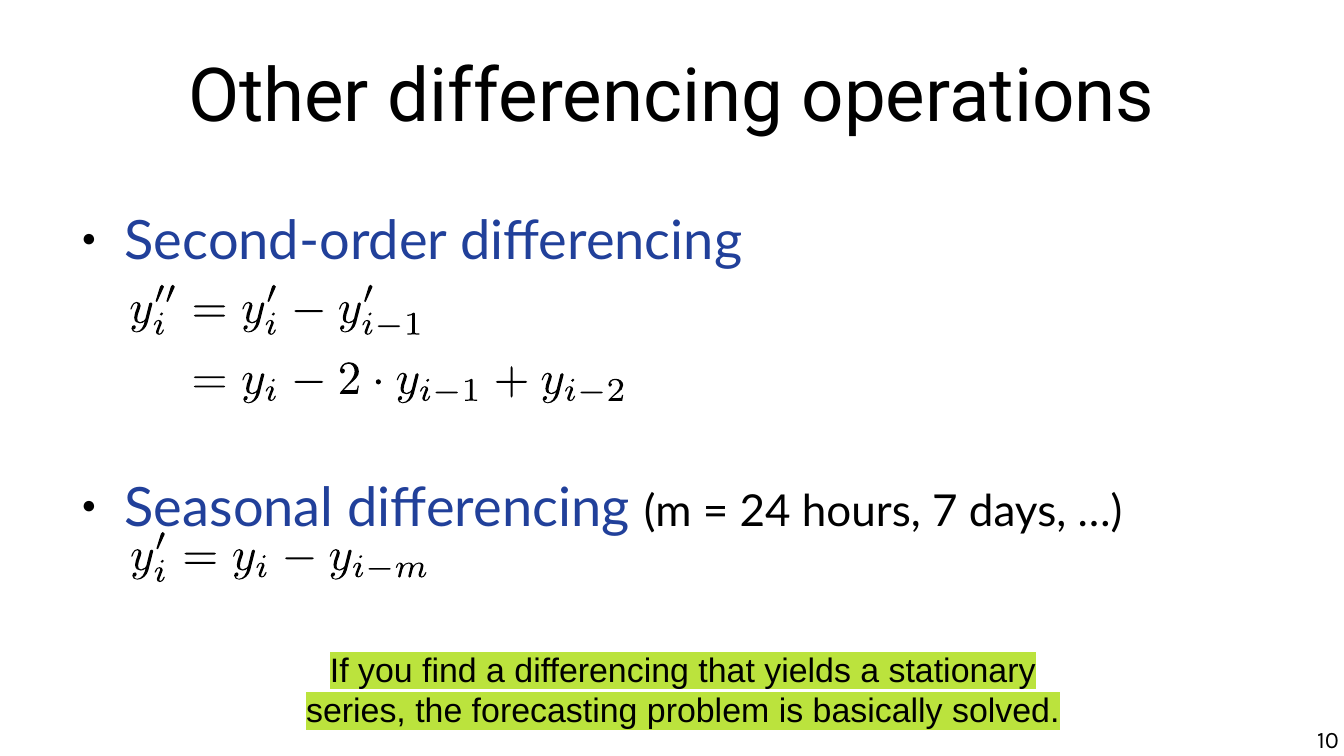
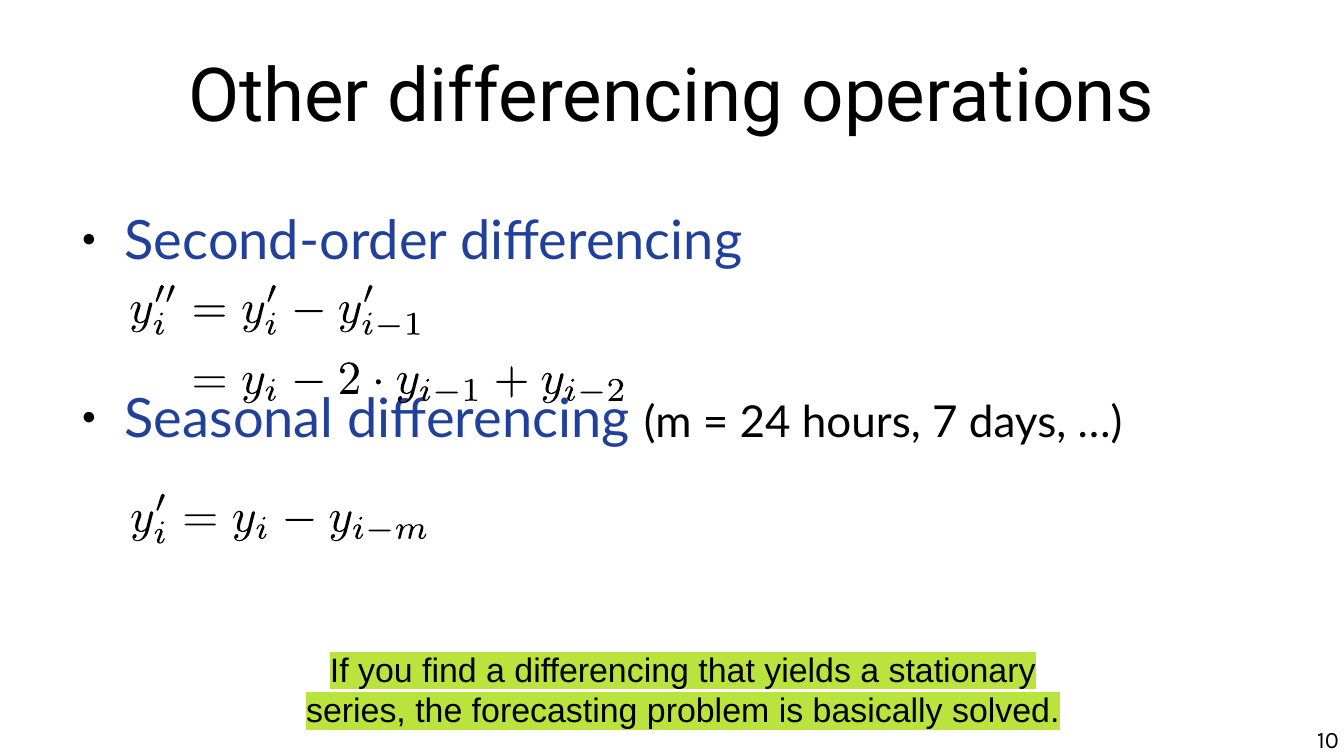
Before and after one commit to chatox/data-mining-course, a slide deck: slide 10 of theory/odp/tt29_forecasting.odp. Drawn at 1344x756 pixels with LibreOffice and Linux fonts; fonts in the diff are those of the drawing. Boxes give left, top, right and bottom in pixels: in the first picture for what was removed or moved away, otherwise in the second. Text is boxed around its words. In the diff, an @@ line names an element or a change of style, - is before the commit and + after.

```diff
--- a/theory/odp/tt29_forecasting.odp
+++ b/theory/odp/tt29_forecasting.odp
@@ text "Second-order differencing" rewrapped from [125,219,1066,536] to [125,219,1066,447] @@
@@ freeform shape: place and size @@
-freeform shape at [184,552,216,563]
+freeform shape at [184,515,216,526]
@@ freeform shape: place and size @@
-freeform shape at [285,557,315,560]
+freeform shape at [285,520,315,522]
@@ 10 freeform shapes: place and size @@
-10 freeform shapes at [130,532,428,582]
+10 freeform shapes at [130,494,428,544]
```
Also in this commit, not shown: 6 other slides changed, 1 other file.
